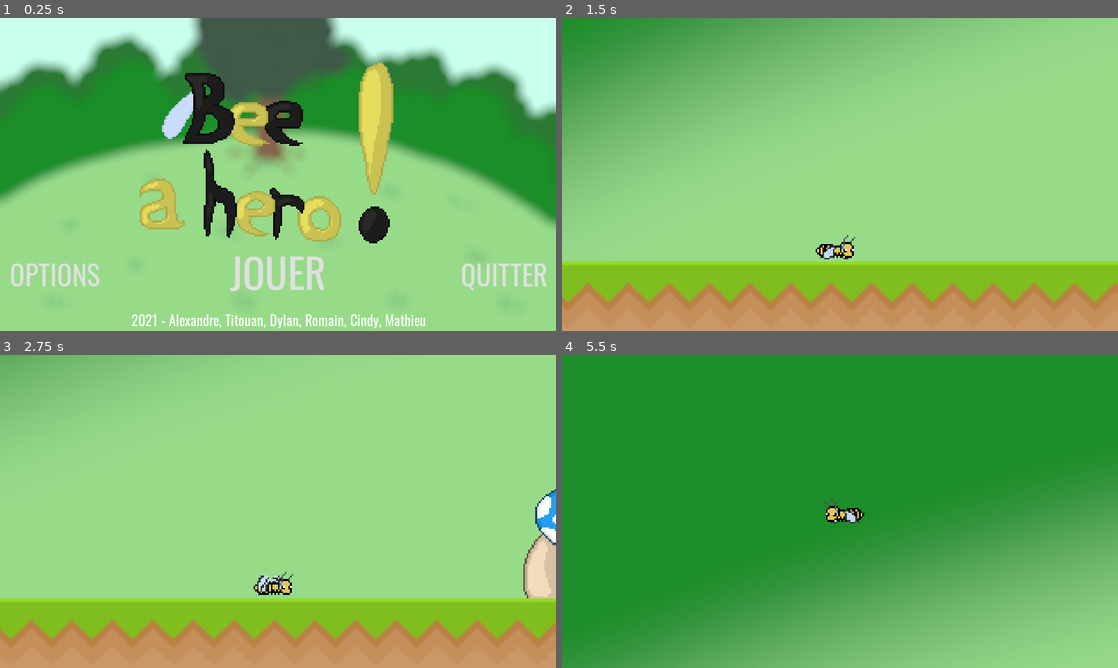
Above: before the commit, frames 1-4 (two rows, left to right).
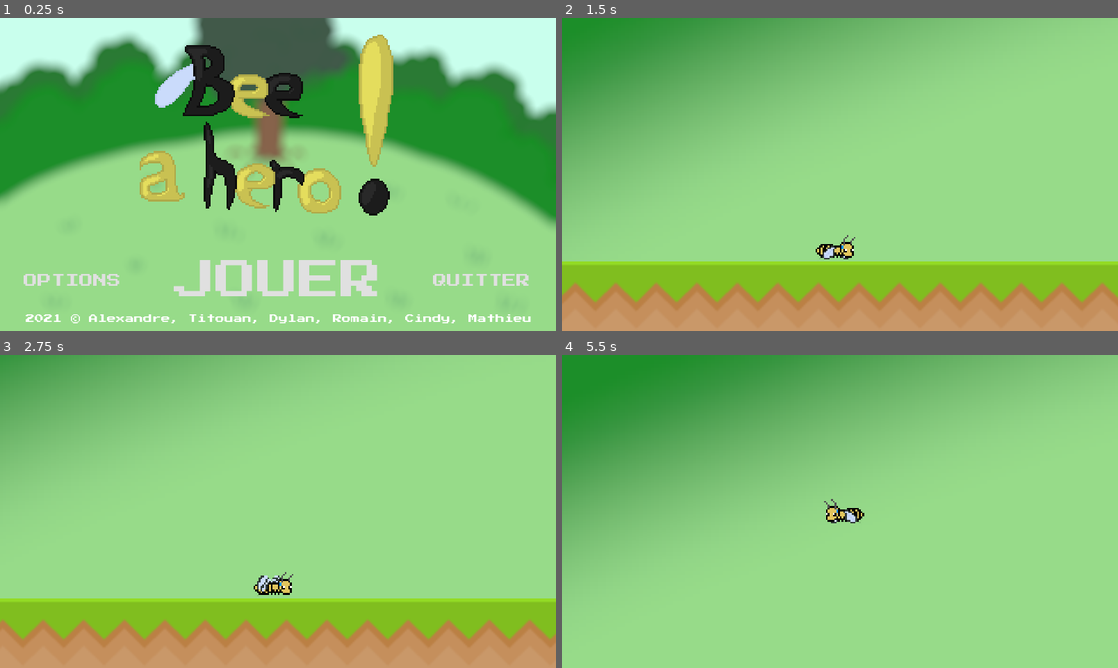
Above: after the commit, the same moments.

Repository: djalexkidd/bee-a-hero
Game: Godot game, scene res://scenes/MainMenu.tscn
The game is run twice, just before and just after one commit, with the same random seed, the same clock (stepped at 60 frames per second) and the same inputs.
Inputs:
- Up to frame 1 (0.25 s): no input
- Up to frame 2 (1.5 s): click "JOUER" at 0.5 s; tap Enter (fire) at 1.25, 1.35 s; hold Right (right) from 1.28 s (still down)
- Up to frame 3 (2.75 s): release Right (right) at 2.03 s; hold Down (down) from 2.03 s (still down); tap Enter (fire) at 2.1 s
- Up to frame 4 (5.5 s): release Down (down) at 2.78 s; hold Right (right) 2.78-3.53 s; tap Enter (fire) every 0.75 s from 2.85 to 5.1 s; hold Up (ui_up) 3.53-4.28 s; hold Left (left) from 4.28 s (still down)

The runs differ from the first frame. In frame 1, 17% of the frame differs, in the area x 2-99%, y 5-100%; in frame 2, 3.3%; in frame 3, 10%; in frame 4, 89%, in the area x 0-100%, y 0-100%.

Commit message:
speed tweak

Diff:
--- a/scenes/MainMenu.tscn
+++ b/scenes/MainMenu.tscn
@@ -1,15 +1,14 @@
-[gd_scene load_steps=22 format=2]
+[gd_scene load_steps=21 format=2]
 
 [ext_resource path="res://assets/backgrounds/BK.png" type="Texture" id=1]
-[ext_resource path="res://assets/fonts/Oswald-VariableFont_wght.ttf" type="DynamicFontData" id=2]
 [ext_resource path="res://assets/title_screen/bee_a_hero2.png" type="Texture" id=3]
-[ext_resource path="res://assets/fonts/Roboto-Regular.ttf" type="DynamicFontData" id=4]
 [ext_resource path="res://scripts/MainMenu.gd" type="Script" id=5]
 [ext_resource path="res://assets/menu/cross.png" type="Texture" id=6]
 [ext_resource path="res://assets/menu/larger.png" type="Texture" id=7]
 [ext_resource path="res://assets/audio/heavy_machinegun.mp3" type="AudioStream" id=8]
 [ext_resource path="res://assets/title_screen/bee_a_hero1.png" type="Texture" id=9]
 [ext_resource path="res://assets/title_screen/bee_a_hero3.png" type="Texture" id=10]
+[ext_resource path="res://assets/fonts/PressStart.ttf" type="DynamicFontData" id=11]
 
 [sub_resource type="SpriteFrames" id=11]
 animations = [ {
@@ -21,7 +20,7 @@
 
 [sub_resource type="Animation" id=12]
 resource_name = "Nouvelle animation"
-length = 10.0
+length = 5.0
 loop = true
 tracks/0/type = "value"
 tracks/0/path = NodePath(".:position")
@@ -30,10 +29,10 @@
 tracks/0/imported = false
 tracks/0/enabled = true
 tracks/0/keys = {
-"times": PoolRealArray( 0, 5 ),
-"transitions": PoolRealArray( 1, 1 ),
-"update": 0,
-"values": [ Vector2( 613, 315 ), Vector2( 613, 211 ) ]
+"times": PoolRealArray( 0, 2.5, 5 ),
+"transitions": PoolRealArray( 1, 1, 1 ),
+"update": 0,
+"values": [ Vector2( 613, 250 ), Vector2( 613, 211 ), Vector2( 613, 250 ) ]
 }
 
 [sub_resource type="Animation" id=13]
@@ -52,24 +51,24 @@
 }
 
 [sub_resource type="DynamicFont" id=2]
-size = 32
-font_data = ExtResource( 2 )
+size = 22
+font_data = ExtResource( 11 )
 
 [sub_resource type="DynamicFont" id=3]
 size = 96
-font_data = ExtResource( 2 )
+font_data = ExtResource( 11 )
 
 [sub_resource type="DynamicFont" id=4]
-size = 64
-font_data = ExtResource( 2 )
+size = 32
+font_data = ExtResource( 11 )
 
 [sub_resource type="DynamicFont" id=5]
-size = 64
-font_data = ExtResource( 4 )
+size = 32
+font_data = ExtResource( 11 )
 
 [sub_resource type="DynamicFont" id=10]
-size = 32
-font_data = ExtResource( 4 )
+size = 24
+font_data = ExtResource( 11 )
 
 [sub_resource type="Animation" id=7]
 length = 0.001
@@ -172,6 +171,7 @@
 position = Vector2( 613, 211 )
 scale = Vector2( 4, 4 )
 frames = SubResource( 11 )
+frame = 1
 playing = true
 
 [node name="AnimationPlayer" type="AnimationPlayer" parent="AnimatedSprite"]
@@ -180,12 +180,16 @@
 anims/RESET = SubResource( 13 )
 
 [node name="Authors" type="Label" parent="."]
+anchor_left = 0.5
 anchor_top = 1.0
-anchor_right = 1.0
-anchor_bottom = 1.0
-margin_top = -49.0
+anchor_right = 0.5
+anchor_bottom = 1.0
+margin_left = -616.0
+margin_top = -38.0
+margin_right = 616.0
+margin_bottom = -16.0
 custom_fonts/font = SubResource( 2 )
-text = "2021 - Alexandre, Titouan, Dylan, Romain, Cindy, Mathieu"
+text = "2021 © Alexandre, Titouan, Dylan, Romain, Cindy, Mathieu"
 align = 1
 __meta__ = {
 "_edit_use_anchors_": false
@@ -196,9 +200,9 @@
 anchor_top = 1.0
 anchor_right = 0.5
 anchor_bottom = 1.0
-margin_left = -117.0
-margin_top = -213.0
-margin_right = 117.0
+margin_left = -246.0
+margin_top = -166.0
+margin_right = 246.0
 margin_bottom = -64.0
 custom_fonts/font = SubResource( 3 )
 text = "JOUER"
@@ -210,10 +214,10 @@
 [node name="OptionsButton" type="Button" parent="."]
 anchor_top = 1.0
 anchor_bottom = 1.0
-margin_left = 16.0
-margin_top = -182.0
-margin_right = 235.0
-margin_bottom = -80.0
+margin_left = 48.0
+margin_top = -134.0
+margin_right = 284.0
+margin_bottom = -96.0
 custom_fonts/font = SubResource( 4 )
 text = "OPTIONS"
 flat = true
@@ -226,10 +230,10 @@
 anchor_top = 1.0
 anchor_right = 1.0
 anchor_bottom = 1.0
-margin_left = -225.0
-margin_top = -182.0
-margin_right = -16.0
-margin_bottom = -80.0
+margin_left = -289.0
+margin_top = -134.0
+margin_right = -53.0
+margin_bottom = -96.0
 custom_fonts/font = SubResource( 4 )
 text = "QUITTER"
 flat = true
@@ -268,12 +272,15 @@
 text = "Paramètres"
 align = 1
 valign = 1
+__meta__ = {
+"_edit_use_anchors_": false
+}
 
 [node name="FullScreenButton" type="Button" parent="OptionsMenu"]
-margin_left = -184.0
-margin_top = 120.0
-margin_right = -13.0
-margin_bottom = 164.0
+margin_left = -280.0
+margin_top = 128.0
+margin_right = -4.0
+margin_bottom = 158.0
 custom_fonts/font = SubResource( 10 )
 text = "Plein écran"
 flat = true
@@ -292,9 +299,9 @@
 }
 
 [node name="KitchenGunButton" type="Button" parent="OptionsMenu"]
-margin_left = -288.0
+margin_left = -328.0
 margin_top = 224.0
-margin_right = -69.0
+margin_right = -52.0
 margin_bottom = 268.0
 custom_colors/font_color_pressed = Color( 0.431373, 1, 0, 1 )
 custom_fonts/font = SubResource( 10 )
--- a/scripts/Bee.gd
+++ b/scripts/Bee.gd
@@ -1,7 +1,7 @@
 extends KinematicBody2D
 
 var velocity = Vector2(0,0)
-const SPEED = 180 #Vitesse du joueur
+const SPEED = 100 #Vitesse du joueur
 const GRAVITY = 1 # Gravity
 
 func _ready():
Binary file removed: assets/fonts/Oswald-VariableFont_wght.ttf
Binary file added: assets/fonts/PressStart.ttf
